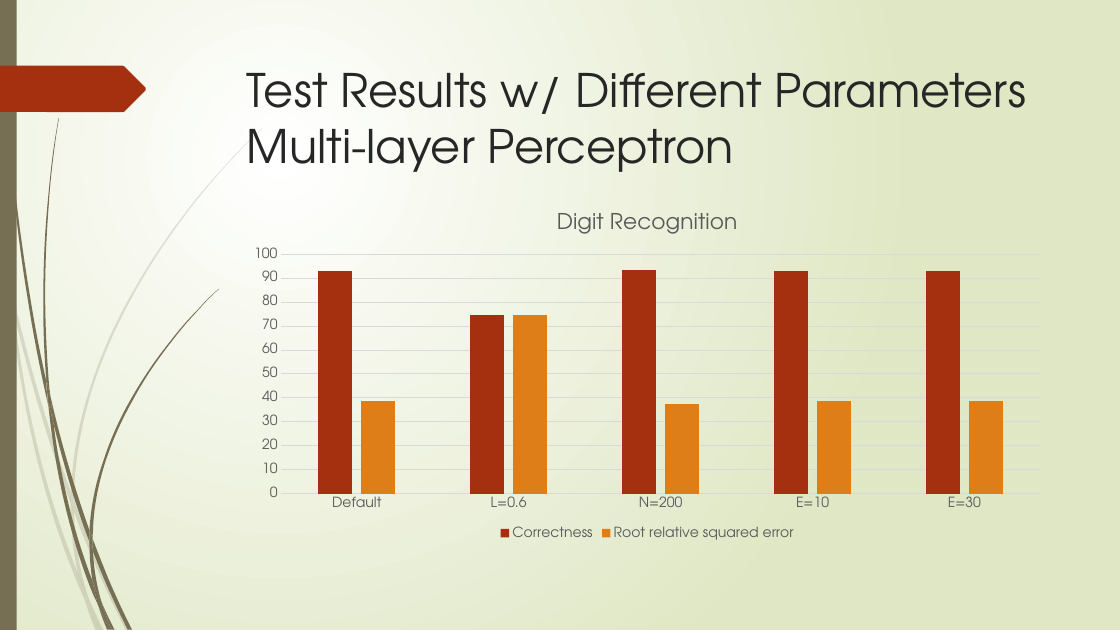
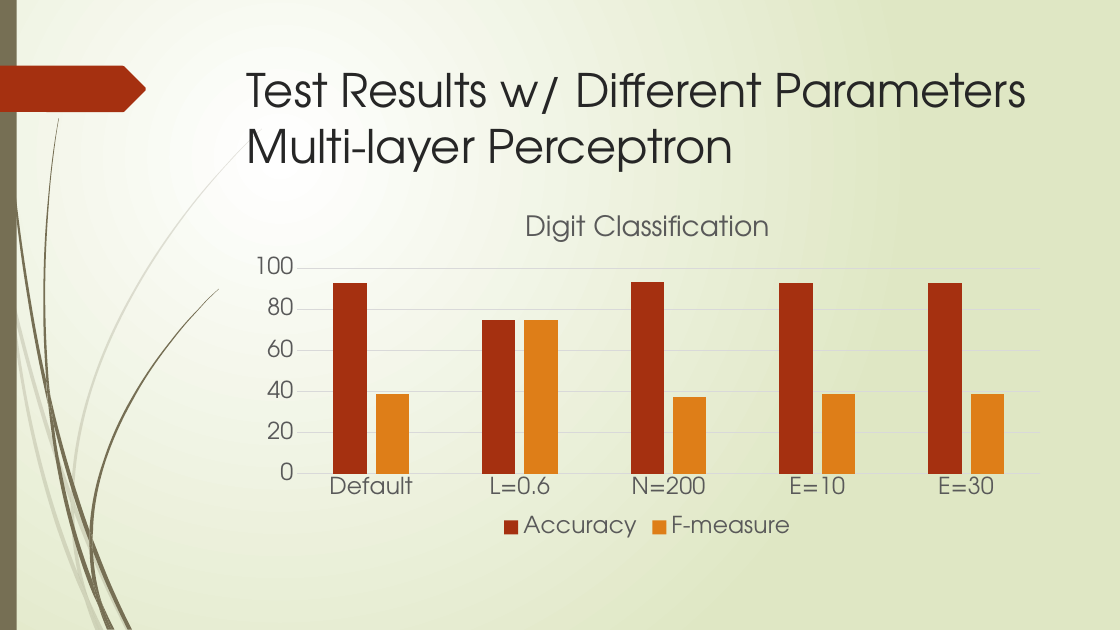
Before and after one commit to XiaokuanOSU/AI2report, a slide deck: slide 25 of PPTGroup10.pptx. Drawn at 1120x630 pixels with LibreOffice and Linux fonts; fonts in the diff are those of the drawing. Boxes give left, top, right and bottom in pixels: in the first picture for what was removed or moved away, otherwise in the second. Text is boxed around its words. In the diff, an @@ line names an element or a change of style, - is before the commit and + after.

```diff
--- a/PPTGroup10.pptx
+++ b/PPTGroup10.pptx
@@ column chart at [238, 196, 1057, 543] @@
@@ title "Digit Recognition " to "Digit Classification " @@
-Correctness: 93, 75, 93, 93, 93
+Accuracy: 93, 75, 93, 93, 93
-Root relative squared error: 39, 75, 37, 39, 39
+F-measure: 39, 75, 37, 39, 39
@@ legend changed @@
@@ category axis changed @@
@@ value axis changed @@
@@ lettering changed @@
```
Also in this commit, not shown: 2 other slides changed, 5 other files.
